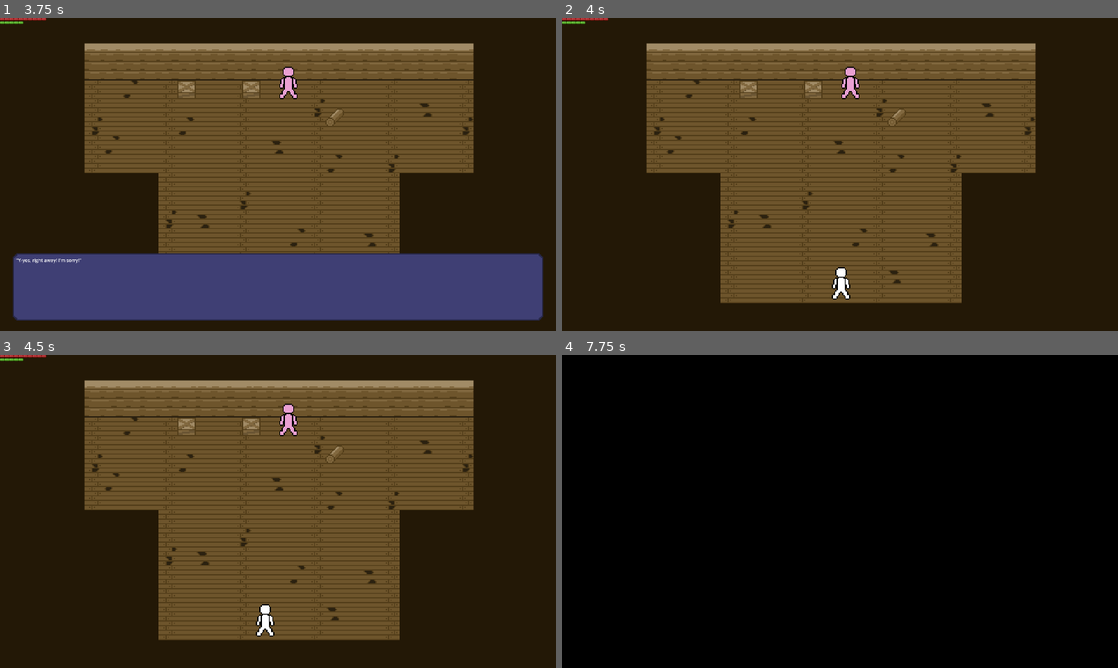
Above: before the commit, frames 1-4 (two rows, left to right).
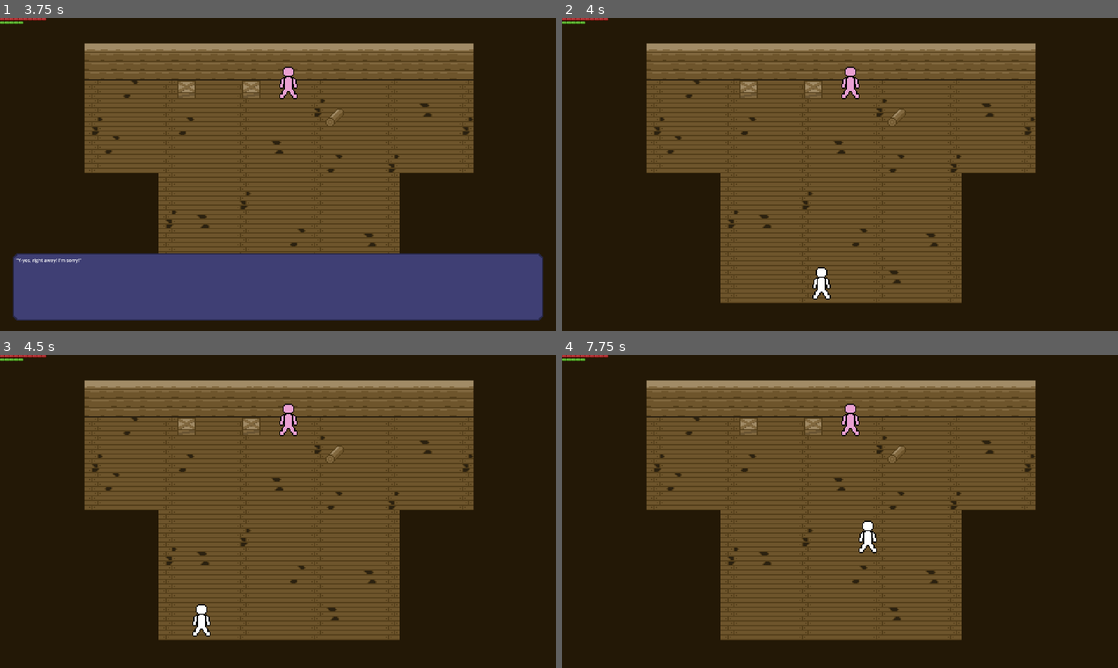
Above: after the commit, the same moments.

Repository: minimar/survivalgamething
Game: Godot game, scene res://Scenes/cabin.tscn
The game is run twice, just before and just after one commit, with the same random seed, the same clock (stepped at 60 frames per second) and the same inputs. This scene is started directly instead of the project's main scene.
Inputs (mouse positions are in pixels of both pictures, inside the frame that each line leads up to):
- Up to frame 1 (3.75 s): move the mouse to (400, 158) at 0.52 s; hold D (Right) 0.53-1.28 s; tap E (Interact) at 0.6, 1.55, 2.3, 2.85 s; move the mouse to (166, 190) at 1.27 s; hold S (Down) 1.28-2.03 s; right-click (166, 190) at 1.35 s; tap Enter at 2, 3.5 s; move the mouse to (333, 105) at 2.02 s; hold D (Right) 2.03-2.78 s; click (333, 105) at 2.1 s; tap Space at 2.75 s; move the mouse to (250, 237) at 2.77 s; hold W (Up) 2.78-3.53 s; move the mouse to (444, 221) at 3.52 s; hold A (Left) from 3.53 s (still down); tap F (Quick Eat) at 3.6 s
- Up to frame 2 (4 s): keep holding A (Left); tap E (Interact) at 3.8 s
- Up to frame 3 (4.5 s): keep holding A (Left); move the mouse to (111, 464) at 4.27 s; tap E (Interact) at 4.35 s
- Up to frame 4 (7.75 s): move the mouse to (867, 511) at 5.02 s; release A (Left) at 5.03 s; hold S (Down) 5.03-5.78 s; hold Right mouse button (Aim) 5.03-5.78 s; tap E (Interact) at 5.3, 6.05, 6.6, 7.55 s; tap Space at 5.75 s; move the mouse to (756, 433) at 5.77 s; hold D (Right) 5.78-6.53 s; click (756, 433) at 5.85 s; move the mouse to (962, 495) at 6.52 s; hold W (Up) 6.53-7.28 s; move the mouse to (728, 527) at 7.27 s; hold D (Right) from 7.28 s (still down); tap F (Quick Eat) at 7.35 s

Frame 1 is identical in both runs. In frame 2, 0.5% of the frame differs, in the area x 45-52%, y 79-90%; in frame 3, 0.5%; in frame 4, 100%, in the area x 0-100%, y 0-100%.
Error before the commit: Invalid call. Nonexistent function 'openingGirlExit (via call)' in base 'Node (DialogueHandler)'. (res://Scripts/dialogue.gd:219)

Commit message:
dialogue fix

Diff:
--- a/Scripts/dialogue.gd
+++ b/Scripts/dialogue.gd
@@ -17,11 +17,12 @@
 #The current dialoguePos, used to place characters one at a time
 var dialoguePos:int
 
+
 #All cutscenes data
 var sceneDict := {
 	'cabinScene' = {
 		'dialogue': [
-			'###cabinScene'
+			cabinScene
 		]
 	},
 	'meek0' = {
@@ -55,7 +56,7 @@
 			'"I... just wanted to say I\'m really glad you\'re here."',
 			'"I\'m not very strong, or fast, or brave... I don\'t know how I\'d survive."',
 			'"So... thank you."',
-			'###cabin0'
+			cabin0
 		],
 		'tags': ["cabin"]
 	},
@@ -81,14 +82,14 @@
 			'"I remember my mom calling me a star when I was little."',
 			'"I\'m sure she meant that I\'ll shine... but instead, I feel like I\'m drowning among all the other stars in the skies."',
 			'"Just another star in the sky..."',
-			'###cabin1'
+			cabin1
 		],
 		'tags': ["cabin"]
 	},
 	'endOfDay' = {
 		'dialogue':[
 				'"Do you want to have dinner yet?"',
-				'###endOfDayScene'
+				endOfDayScene
 		]
 	},
 	'fallback' = {
@@ -98,58 +99,58 @@
 	},
 	'openingCutscene1' = {
 		'dialogue': [
-			'###openingCutscene1'
+			openingCutscene1
 		],
 		'tags': ["special"]
 	},
 	'openingCutscene2' = {
 		'dialogue': [
-			'###openingCutscene2'
+			openingCutscene2
 		],
 		'tags': ["special"]
 	},
 	'openingItem' = {
 		'dialogue': [
 			'You pick up the item of yet to be determined nature. It\'s cold in your hand. Probably.',
-			'###openingItem'
+			openingItem
 		]
 	},
 	'openingCabin' = {
 		'dialogue': [
 			'"S-stop! Don\'t come any closer!"',
 			'"Please... don\'t hurt me..."',
-			'###openingChoice'
+			openingChoice
 		],
 		'tags': ["cabin"]
 	},
 	'openingOkay' = {
 		'dialogue': [
 			'""I-I\'m fine..."',
-			'###openingCont'
+			openingCont
 		]
 	},
 	'openingNoHurt' = {
 		'dialogue': [
 			'"R-really...?"',
-			'###openingCont'
+			openingCont
 		]
 	},
 	'openingLeave' = {
 		'dialogue': [
 			'"Y-yes, right away! I\'m sorry!"',
-			'###openingGirlExit'
+			#openingGirlExit
 		]
 	},
 	'openingPanik' = {
 		'dialogue': [
 			'"I d-don\'t understand what\'s happening... I was just walking by, and there was this huge noise, and everything started shaking..."',
 			'"I don\'t know what to do... I\'m so scared..."',
-			'###screenTransitionFadeOutwTextbox',
+			screenTransitionFadeOut.bind(true),
 			'[Some time passes as you try to calm her.]',
-			'###screenTransitionFadeIn',
+			screenTransitionFadeIn.bind(true),
 			'"It sounds like we both need somewhere to sleep... how about here, for now?"',
 			'"I can try and fix this place up a bit... and you can try finding us some food and maybe a way off the island!"',
-			'###completeOpening'
+			completeOpening
 		]
 	}
 }
@@ -212,11 +213,11 @@
 		dialogueText = ""
 		return
 	#Checks for an event code, as denoted by ###, then calls that event's corresponding function
-	if sceneDict[sceneStarted]['dialogue'][sceneLine].left(3) == "###":
-		var event = sceneDict[sceneStarted]['dialogue'][sceneLine].right(-3)
+	if sceneDict[sceneStarted]['dialogue'][sceneLine] is Callable:
+		var event = sceneDict[sceneStarted]['dialogue'][sceneLine]
 		dialogueBox.visible = false
 		sceneLine += 1
-		call(event)
+		event.call()
 	#Otherwise just displays text as normal
 	else:
 		dialogueText = sceneDict[sceneStarted]['dialogue'][sceneLine]
